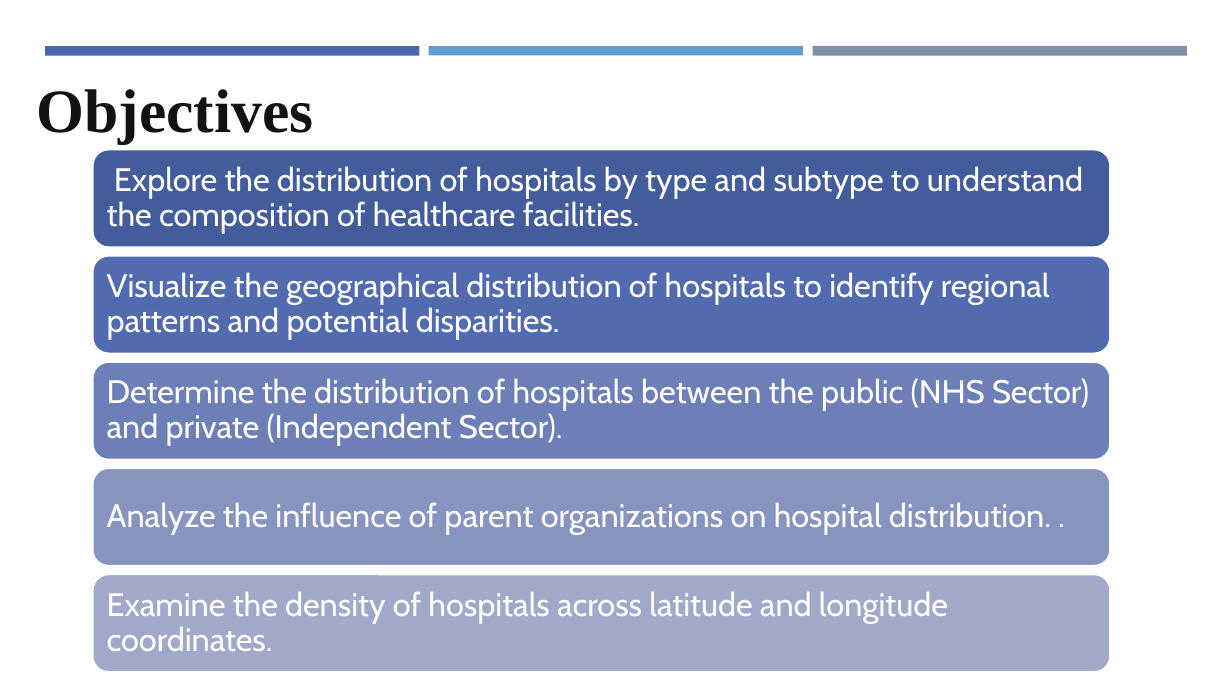
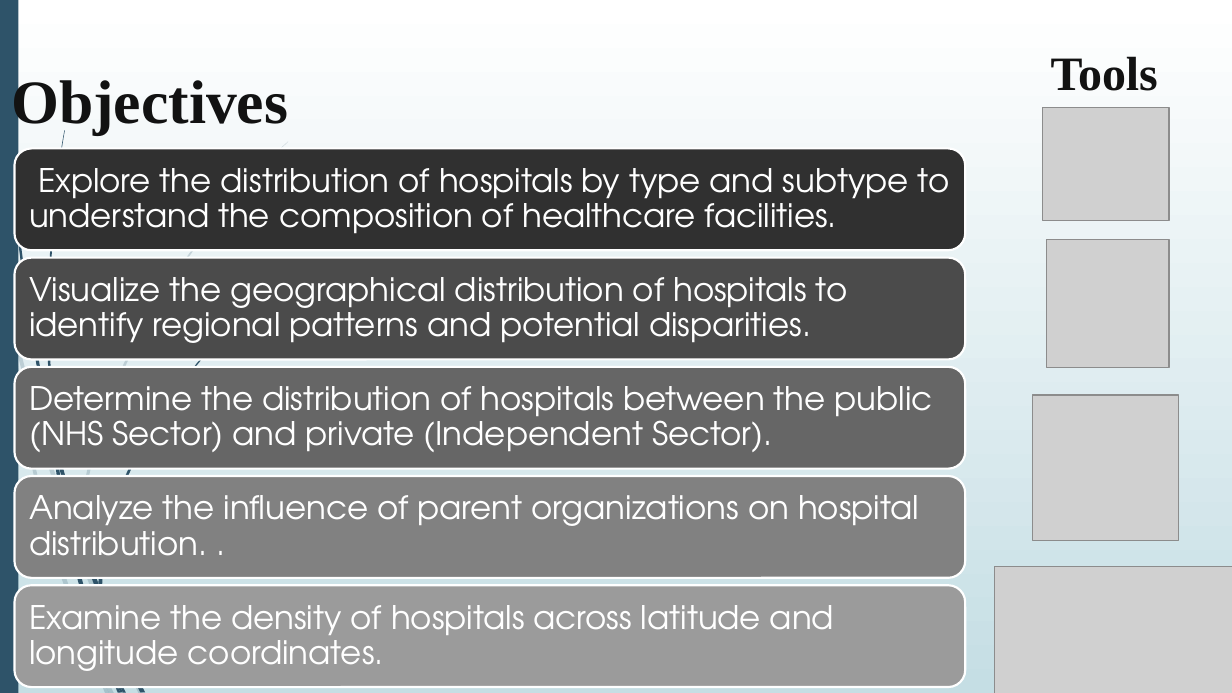
Before and after one commit to kouakoua1/Hospital-Analysis, a slide deck: slide 5 of 5 - Hospital Data Analysis report - Presentation.pptx (slide 4 before the commit). Drawn at 1232x693 pixels with LibreOffice and Linux fonts; fonts in the diff are those of the drawing; grey boxes stand for pictures. Boxes give left, top, right and bottom in pixels: in the first picture for what was removed or moved away, otherwise in the second. Text is boxed around its words. In the diff, an @@ line names an element or a change of style, - is before the commit and + after.

```diff
--- a/5 - Hospital Data Analysis report - Presentation.pptx
+++ b/5 - Hospital Data Analysis report - Presentation.pptx
@@ background #FFFFFF to gradient #FFFFFF to #C5DEE5 @@
@@ rectangle added at [0, 0, 18, 692], fill #2E5369 @@
@@ text "Objectives" rewrapped from [36, 89, 313, 144] to [11, 74, 288, 134] @@
@@ rectangle removed at [46, 47, 420, 57] @@
@@ rectangle removed at [429, 47, 803, 55] @@
@@ rectangle removed at [813, 46, 1188, 55] @@
@@ text added at [1051, 56, 1158, 91], 28 pt, text #121212, bold @@
+Tools
@@ picture added at [1042, 107, 1168, 221] @@
@@ rounded rectangle: place and size @@
-rounded rectangle at [92, 149, 1111, 248]
+rounded rectangle at [15, 149, 966, 251]
@@ rounded rectangle at [15, 149, 966, 251]: fill #435D9C to #303030; outline #FFFFFF 1.75 pt to #FFFFFF 1.25 pt @@
@@ text "Explore the distribution of hospitals ...": place and size @@
-text "Explore the distribution of hospitals ..." at [107, 166, 1083, 233]
+text "Explore the distribution of hospitals ..." at [29, 168, 949, 234]
@@ rounded rectangle: place and size @@
-rounded rectangle at [92, 255, 1111, 354]
+rounded rectangle at [15, 257, 966, 360]
@@ rounded rectangle at [15, 257, 966, 360]: fill #536BB0 to #4B4B4B; outline #FFFFFF 1.75 pt to #FFFFFF 1.25 pt @@
@@ text "Visualize the geographical distribution of ...": place and size @@
-text "Visualize the geographical distribution of ..." at [107, 272, 1050, 339]
+text "Visualize the geographical distribution of ..." at [29, 277, 847, 343]
@@ picture added at [1046, 240, 1169, 367] @@
@@ rounded rectangle: place and size @@
-rounded rectangle at [92, 361, 1111, 460]
+rounded rectangle at [15, 367, 966, 469]
@@ rounded rectangle at [15, 367, 966, 469]: fill #6E80B7 to #666666; outline #FFFFFF 1.75 pt to #FFFFFF 1.25 pt @@
@@ text "Determine the distribution of hospitals ...": place and size @@
-text "Determine the distribution of hospitals ..." at [107, 378, 1089, 446]
+text "Determine the distribution of hospitals ..." at [29, 386, 933, 452]
@@ picture added at [1032, 395, 1178, 541] @@
@@ rounded rectangle: place and size @@
-rounded rectangle at [92, 468, 1111, 567]
+rounded rectangle at [15, 476, 966, 578]
@@ rounded rectangle at [15, 476, 966, 578]: fill #8895C0 to #818181; outline #FFFFFF 1.75 pt to #FFFFFF 1.25 pt @@
@@ text "Analyze the influence of parent ...": place and size @@
-text "Analyze the influence of parent ..." at [107, 502, 1051, 534]
+text "Analyze the influence of parent ..." at [29, 495, 919, 556]
@@ picture added at [994, 567, 1232, 693] @@
@@ rounded rectangle: place and size @@
-rounded rectangle at [92, 574, 1111, 673]
+rounded rectangle at [15, 585, 966, 687]
@@ rounded rectangle at [15, 585, 966, 687]: fill #A1A9CA to #9B9B9B; outline #FFFFFF 1.75 pt to #FFFFFF 1.25 pt @@
@@ font Cabin to TeX Gyre Adventor in 5 elements at [29, 168, 949, 234], [29, 277, 847, 343], [29, 386, 933, 452], [29, 495, 919, 556], [29, 605, 834, 671] @@
@@ text "Examine the density of hospitals ...": place and size @@
-text "Examine the density of hospitals ..." at [107, 592, 948, 651]
+text "Examine the density of hospitals ..." at [29, 605, 834, 671]
@@ group added at [0, 142, 288, 693]: 9 freeform shapes @@
@@ group added at [2, 0, 241, 693]: 10 freeform shapes @@
```
Also in this commit, not shown: 18 other slides changed, 4 slides added, 15 slides removed, 1 other file.
